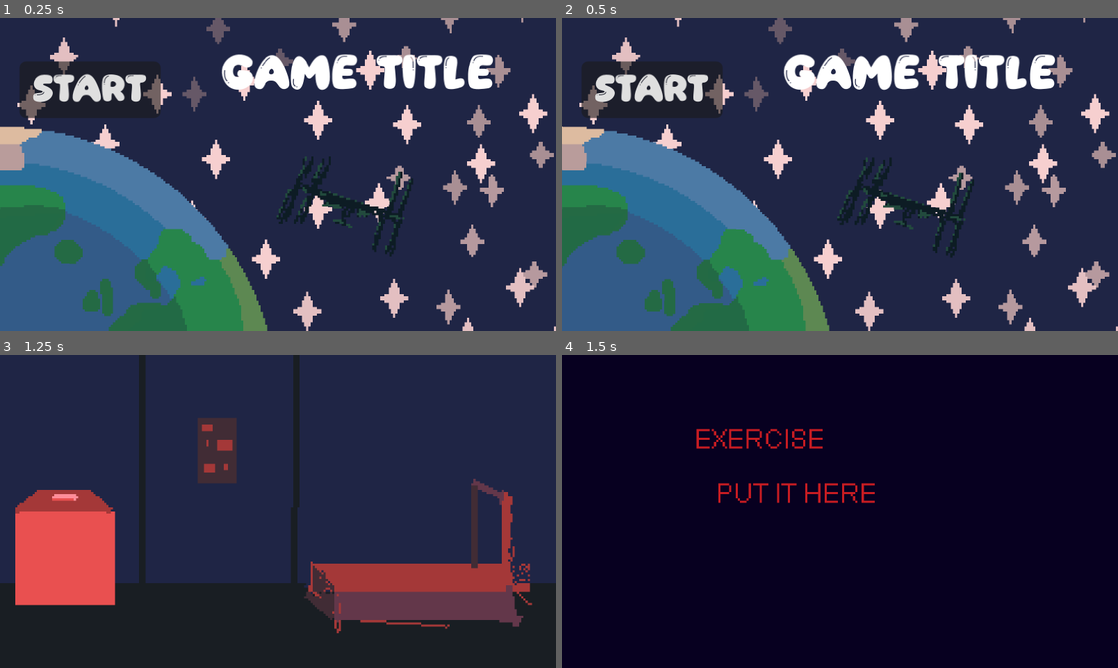
Above: before the commit, frames 1-4 (two rows, left to right).
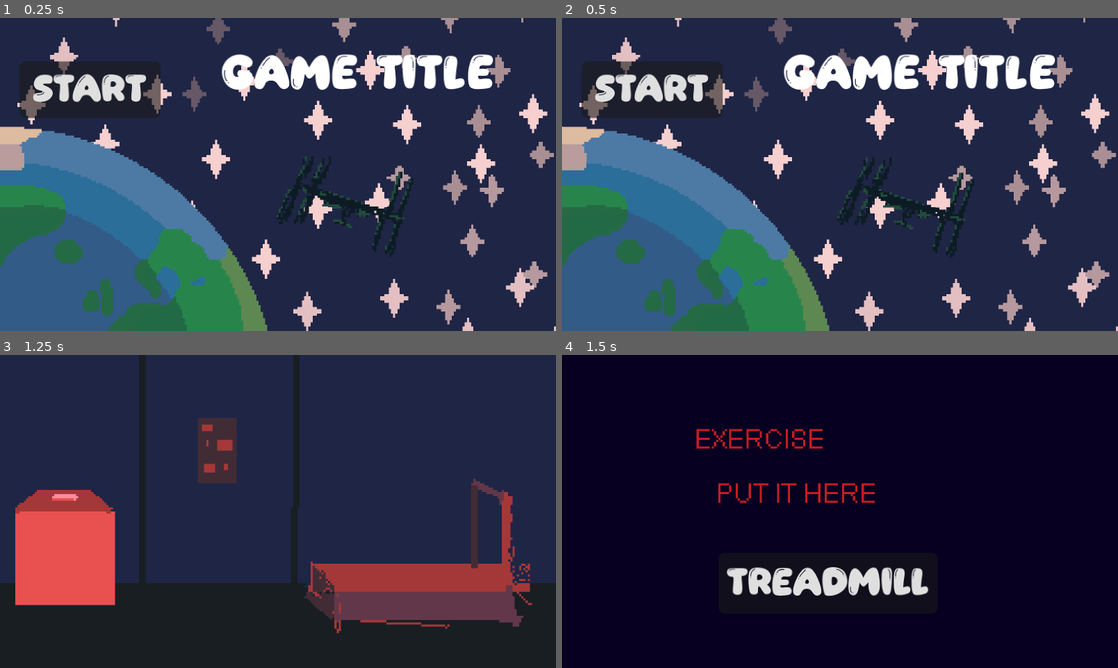
Above: after the commit, the same moments.

Repository: KatLuvsYa3/Geaux_Hackathon_Godot
Game: Godot game, scene res://scenes/game/start_screen.tscn
Same seed, same stepped clock (60 frames per second), same inputs: the game is played once before the commit and once after it.
Inputs (mouse positions are in pixels of both pictures, inside the frame that each line leads up to):
- Up to frame 1 (0.25 s): no input
- Up to frame 2 (0.5 s): no input
- Up to frame 3 (1.25 s): click "Start" at 0.5 s
- Up to frame 4 (1.5 s): click (967, 552) at 1.25 s

Frames 1-3 are identical in both runs. In frame 4, 2.4% of the frame differs, in the area x 29-66%, y 67-78%.

Commit message:
music + stuff

Diff:
--- a/project.godot
+++ b/project.godot
@@ -14,6 +14,10 @@
 run/main_scene="uid://cwwro3dvc0b0r"
 config/features=PackedStringArray("4.7", "Forward Plus")
 config/icon="res://icon.svg"
+
+[autoload]
+
+BaseScript="*uid://dbvosnhd1sxe7"
 
 [display]
 
--- a/scenes/audio_controller.tscn
+++ b/scenes/audio_controller.tscn
@@ -1,13 +1,14 @@
 [gd_scene format=3 uid="uid://dc8q2u7hun27h"]
 
-[ext_resource type="AudioStream" uid="uid://bvmqdqjstmyft" path="res://audio_files/music_spoopy.mp3" id="1_qpnks"]
+[ext_resource type="AudioStream" uid="uid://cj8se5dnf58uq" path="res://audio_files/music_spacey.mp3" id="2_5dt40"]
 [ext_resource type="Script" uid="uid://bjcpivk642l37" path="res://scripts/audio_stream_player.gd" id="2_31uvl"]
 
 [node name="Audio Controller" type="Node2D" unique_id=310852743]
 script = ExtResource("2_31uvl")
 
 [node name="BGMusicPlayer" type="AudioStreamPlayer" parent="." unique_id=2106870763]
-stream = ExtResource("1_qpnks")
+stream = ExtResource("2_5dt40")
+volume_db = -6.0
 autoplay = true
 max_polyphony = 5
 parameters/looping = true
--- /dev/null
+++ b/scenes/game/end_scene.tscn
@@ -0,0 +1,16 @@
+[gd_scene format=3 uid="uid://dxtojxul7hktr"]
+
+[ext_resource type="Texture2D" uid="uid://doknnibynak56" path="res://assets/Sprites/TEMPexercise.png" id="1_w82kw"]
+
+[node name="EndScene" type="Node2D" unique_id=1072547113]
+
+[node name="TemPexercise" type="Sprite2D" parent="." unique_id=571027644]
+position = Vector2(128, 72)
+texture = ExtResource("1_w82kw")
+
+[node name="Label" type="Label" parent="." unique_id=1730645187]
+offset_left = 36.0
+offset_top = 91.0
+offset_right = 181.0
+offset_bottom = 109.0
+text = "END GAME EVAL"
--- a/scenes/game/exercise.tscn
+++ b/scenes/game/exercise.tscn
@@ -1,9 +1,18 @@
 [gd_scene format=3 uid="uid://fnjst8wgfd08"]
 
 [ext_resource type="Texture2D" uid="uid://doknnibynak56" path="res://assets/Sprites/TEMPexercise.png" id="1_01x61"]
+[ext_resource type="Script" uid="uid://cos8e54bxu7vj" path="res://scripts/change_scene_button.gd" id="2_lrd20"]
 
 [node name="Exercise" type="Node2D" unique_id=532019883]
 
 [node name="TemPexercise" type="Sprite2D" parent="." unique_id=264741244]
 position = Vector2(128, 72)
 texture = ExtResource("1_01x61")
+
+[node name="Treadmill" type="Button" parent="." unique_id=1229603206]
+offset_left = 72.0
+offset_top = 91.0
+offset_right = 148.0
+offset_bottom = 119.0
+text = "Treadmill"
+script = ExtResource("2_lrd20")
--- a/scenes/game/maintainance.tscn
+++ b/scenes/game/maintainance.tscn
@@ -1,3 +1,16 @@
 [gd_scene format=3 uid="uid://bruf17ea76vhy"]
 
+[ext_resource type="Texture2D" uid="uid://doknnibynak56" path="res://assets/Sprites/TEMPexercise.png" id="1_espd1"]
+
 [node name="Maintainance" type="Node2D" unique_id=2013533969]
+
+[node name="TemPexercise" type="Sprite2D" parent="." unique_id=1304380116]
+position = Vector2(128, 72)
+texture = ExtResource("1_espd1")
+
+[node name="Label" type="Label" parent="." unique_id=1220413178]
+offset_left = 44.0
+offset_top = 30.0
+offset_right = 181.0
+offset_bottom = 48.0
+text = "Maintainance"
--- a/scenes/game/research.tscn
+++ b/scenes/game/research.tscn
@@ -1,3 +1,16 @@
 [gd_scene format=3 uid="uid://bfdumk3rk1ygp"]
 
+[ext_resource type="Texture2D" uid="uid://doknnibynak56" path="res://assets/Sprites/TEMPexercise.png" id="1_c2kjm"]
+
 [node name="Research" type="Node2D" unique_id=42553809]
+
+[node name="TemPexercise" type="Sprite2D" parent="." unique_id=297195884]
+position = Vector2(128, 72)
+texture = ExtResource("1_c2kjm")
+
+[node name="Label" type="Label" parent="TemPexercise" unique_id=2123500120]
+offset_left = -85.0
+offset_top = -43.0
+offset_right = 52.0
+offset_bottom = -25.0
+text = "Research"
--- a/scenes/game/start_screen.tscn
+++ b/scenes/game/start_screen.tscn
@@ -3,9 +3,9 @@
 [ext_resource type="Texture2D" uid="uid://biuob5yhero6d" path="res://assets/Sprites/TEMPstartscreen.png" id="1_w03e3"]
 [ext_resource type="Script" uid="uid://cos8e54bxu7vj" path="res://scripts/change_scene_button.gd" id="2_00sk3"]
 [ext_resource type="Texture2D" uid="uid://clv1tfnad24x5" path="res://assets/Sprites/earth.png" id="3_wcyx1"]
-[ext_resource type="Script" uid="uid://d4r4b5frt8r1" path="res://scenes/game/earth.gd" id="4_6goes"]
+[ext_resource type="Script" uid="uid://d4r4b5frt8r1" path="res://scripts/earth.gd" id="4_6goes"]
 [ext_resource type="Texture2D" uid="uid://c1da1bwgr7mbx" path="res://assets/Sprites/iss.png" id="5_lnmkk"]
-[ext_resource type="Script" uid="uid://xq20yki5mcw2" path="res://scenes/game/iss.gd" id="6_vtsvc"]
+[ext_resource type="Script" uid="uid://xq20yki5mcw2" path="res://scripts/iss.gd" id="6_vtsvc"]
 
 [node name="StartScreen" type="Node2D" unique_id=755328666]
 
--- a/scripts/audio_stream_player.gd
+++ b/scripts/audio_stream_player.gd
@@ -47,6 +47,6 @@
 
 
 #test function
-func _input(_ev):
-	if Input.is_key_pressed(KEY_K):
-		play_sound_from_tag("spoopy")
+#func _input(_ev):
+	#if Input.is_key_pressed(KEY_K):
+		#play_sound_from_tag("spoopy")
--- /dev/null
+++ b/scripts/base_script.gd
@@ -0,0 +1,56 @@
+extends Node
+
+@export var base_energy = 6
+@export var energy = base_energy
+
+@export var bone_health = 0.8
+@export var cardio_health = 0.8
+@export var decay_rate = 0.2
+
+@export var research_value = 0
+@export var final_research_value = 10
+
+@export var year = 1
+@export var final_year = 3
+
+var audio_controller_scene = preload("res://scenes/audio_controller.tscn").instantiate()
+@export var audio_controller = null
+
+func _ready():
+	add_child(audio_controller_scene)
+	audio_controller = get_child(0)
+
+func end_game():
+	get_tree().change_scene_to_file("res://scenes/game/end_scene.tscn")
+
+func new_year() -> void:
+	year+=1
+	if year > final_year: end_game()
+	bone_health -= decay_rate
+	cardio_health -= decay_rate
+	energy = base_energy
+
+func do_task(en_req: int) -> bool:
+	if en_req > energy: return false
+	energy-=en_req
+	return true
+
+func research_task_completed(percentage: float, max_score: int):
+	research_value += percentage*max_score
+
+func cardio_task_completed(percentage: float, max_score: int):
+	cardio_health += percentage*max_score
+	if cardio_health > 1.0: cardio_health = 1.0
+
+func bone_task_completed(percentage: float, max_score: int):
+	bone_health += percentage*max_score
+	if bone_health > 1.0: cardio_health = 1.0
+
+## Called when the node enters the scene tree for the first time.
+#func _ready() -> void:
+	#pass # Replace with function body.
+#
+#
+## Called every frame. 'delta' is the elapsed time since the previous frame.
+#func _process(delta: float) -> void:
+	#pass
--- a/scripts/change_scene_button.gd
+++ b/scripts/change_scene_button.gd
@@ -4,3 +4,4 @@
 
 func _on_pressed() -> void:
 	get_tree().change_scene_to_file(scene)
+	BaseScript.audio_controller.play_sound_from_tag("stock_pop")
Not shown, added: audio_files/music_spacey.mp3.import
Not shown, added: scripts/base_script.gd.uid
Renamed: scenes/game/earth.gd -> scripts/earth.gd
Renamed: scenes/game/earth.gd.uid -> scripts/earth.gd.uid
Renamed: scenes/game/iss.gd -> scripts/iss.gd
Renamed: scenes/game/iss.gd.uid -> scripts/iss.gd.uid
Not shown, added: audio_files/music_spacey.mp3
